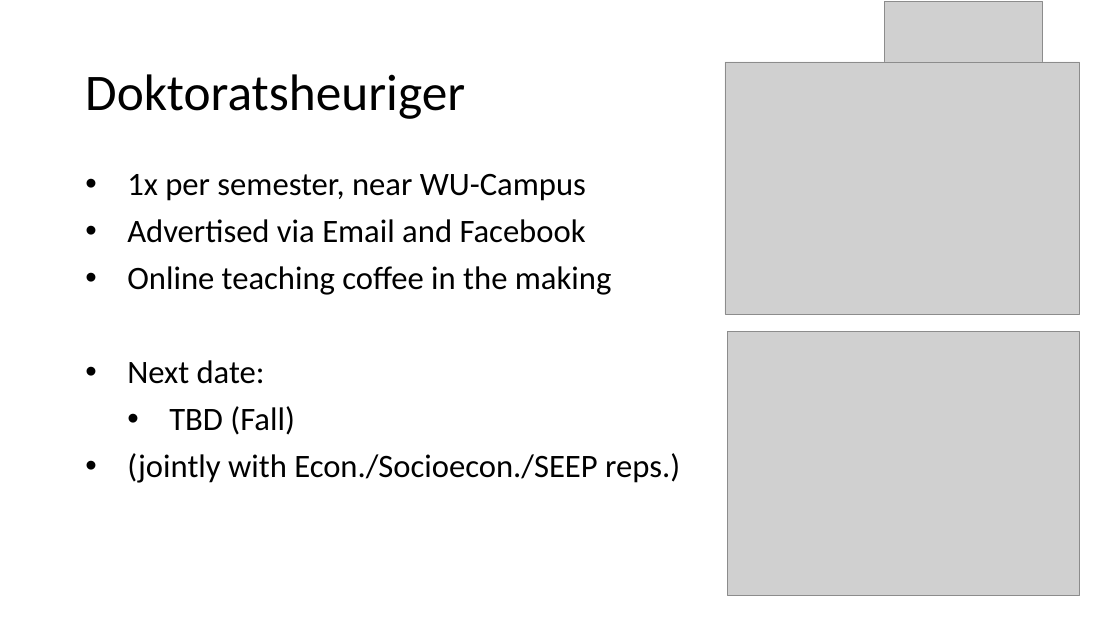
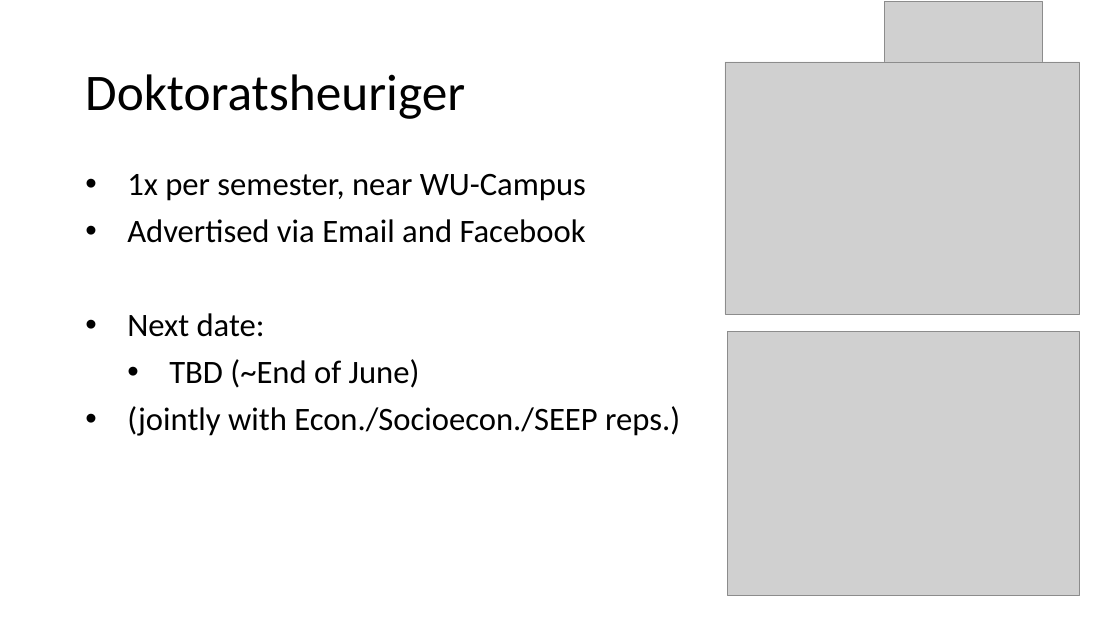
Before and after one commit to danielw2904/phd-pres, a slide deck: slide 4 of Presentation DrInfoAbend - english.pptx. Drawn at 1120x630 pixels with LibreOffice and Linux fonts; fonts in the diff are those of the drawing; grey boxes stand for pictures. Boxes give left, top, right and bottom in pixels: in the first picture for what was removed or moved away, otherwise in the second. Text is boxed around its words. In the diff, an @@ line names an element or a change of style, - is before the commit and + after.

```diff
--- a/Presentation DrInfoAbend - english.pptx
+++ b/Presentation DrInfoAbend - english.pptx
@@ text at (127, 266, 612, 295): paragraph removed @@
-• Online teaching coffee in the making
@@ text at (169, 359, 420, 388): text changed @@
-  • TBD (Fall)
+  • TBD (~End of June)
```
